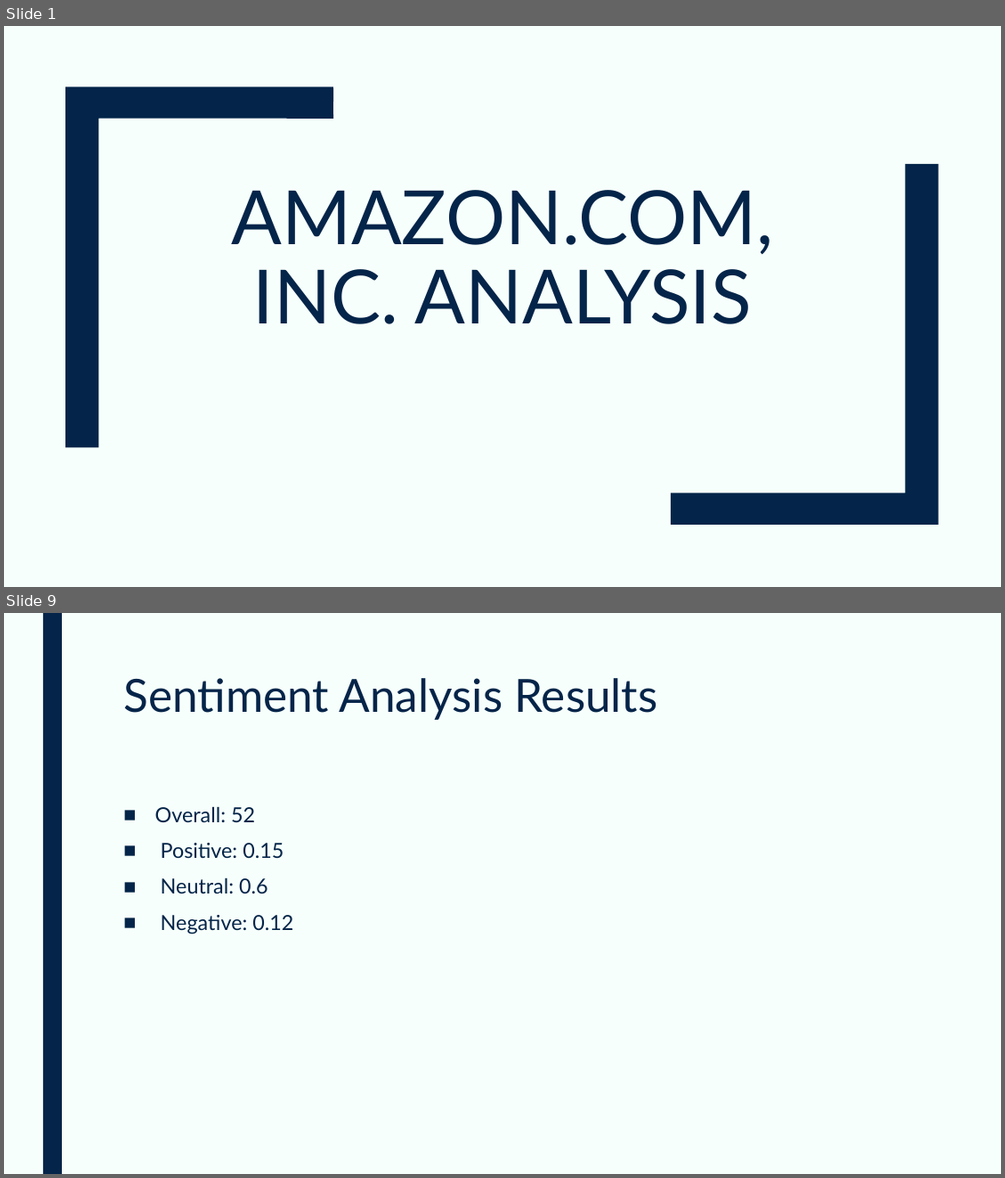
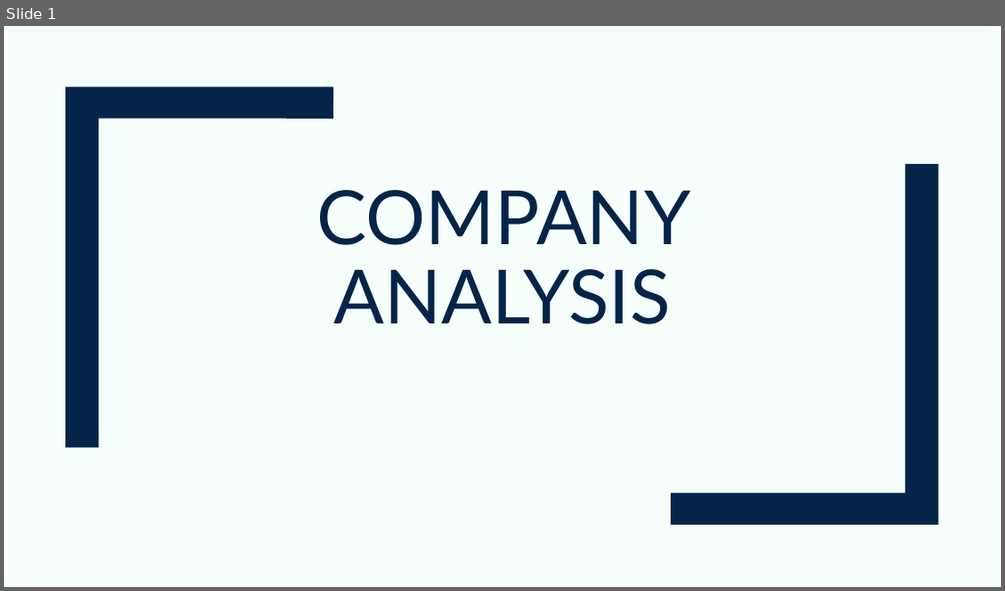
Before and after one commit to devangovind/AMUCLDISS, a slide deck: fastapi-backend/app/pres/output.pptx. Shown one above the other, each under a label of ours: slides 1 and 9 before the commit, slide 1 after it; the slides between them are not shown. The pictures are 1005x1178 and 1005x591 pixels, drawn with LibreOffice and Linux fonts; fonts in the diff are those of the drawing. Boxes give left, top, right and bottom in pixels: in the first picture for what was removed or moved away, otherwise in the second. Text is boxed around its words. In the diff, an @@ line names an element or a change of style, - is before the commit and + after.

```diff
--- a/fastapi-backend/app/pres/output.pptx
+++ b/fastapi-backend/app/pres/output.pptx
@@ slide 9 removed at (4, 613, 1001, 1174), background #F6FFFB @@
@@ rectangle removed at (43, 613, 62, 1174) @@
@@ title removed at (123, 678, 657, 720) @@
-Sentiment Analysis Results
@@ text removed at (155, 806, 293, 934) @@
-■ Overall: 52
-■ Positive: 0.15
-■ Neutral: 0.6
-■ Negative: 0.12
@@ slide 1 changed as well @@
@@ title at (317, 190, 691, 324): text changed @@
-AMAZON.COM, INC. ANALYSIS
+COMPANY ANALYSIS
```
Also in this commit, not shown: 1 other slide changed, 6 other slides removed, 15 other files.
